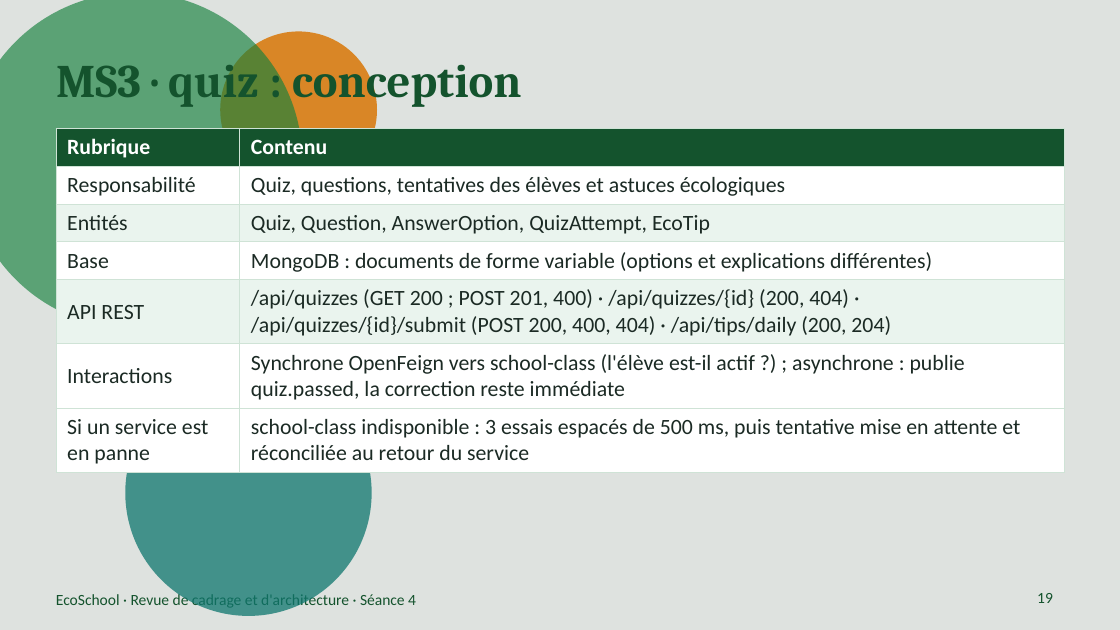
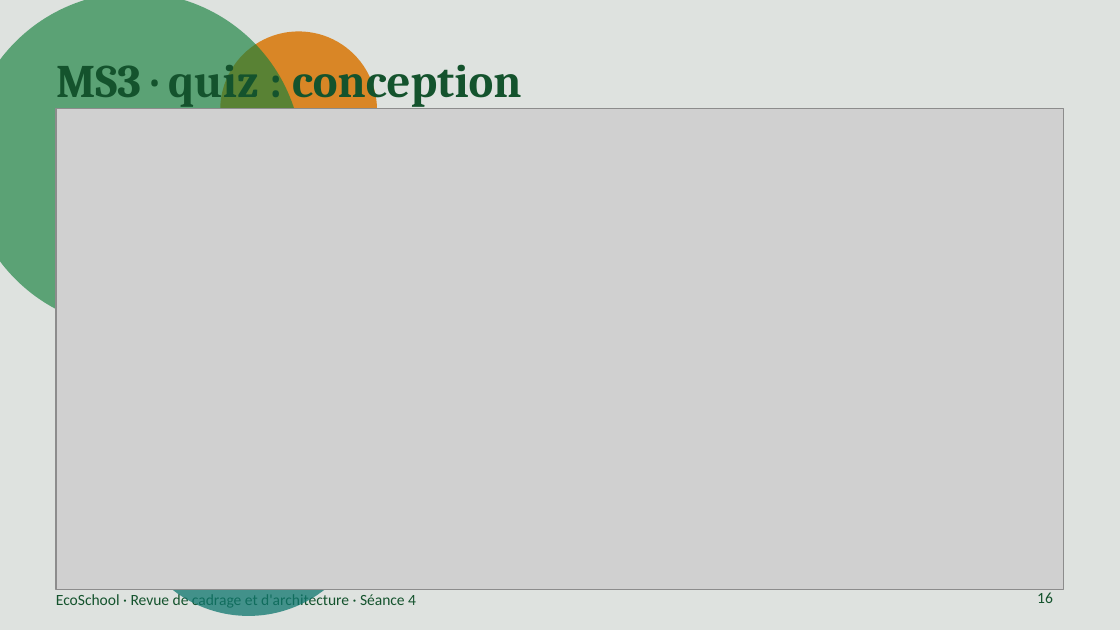
Before and after one commit to mustapha605/EcoSchool, a slide deck: slide 16 of Documentation/Presentation/EcoSchool_Presentation.pptx (slide 19 before the commit). Drawn at 1120x630 pixels with LibreOffice and Linux fonts; fonts in the diff are those of the drawing; grey boxes stand for pictures. Boxes give left, top, right and bottom in pixels: in the first picture for what was removed or moved away, otherwise in the second. Text is boxed around its words. In the diff, an @@ line names an element or a change of style, - is before the commit and + after.

```diff
--- a/Documentation/Presentation/EcoSchool_Presentation.pptx
+++ b/Documentation/Presentation/EcoSchool_Presentation.pptx
@@ picture added at (56,109,1064,589) @@
@@ table removed at (56,129,1064,468), 7 rows, 2 columns @@
-Rubrique | Contenu
-Responsabilité | Quiz, questions, tentatives des élèves et astuces écologiques
-Entités | Quiz, Question, AnswerOption, QuizAttempt, EcoTip
-Base | MongoDB : documents de forme variable (options et explications différentes)
-API REST | /api/quizzes (GET 200 ; POST 201, 400) · /api/quizzes/{id} (200, 404) · /api/quizzes/{id}/submit (POST 200, 400, 404) · /api/tips/daily (200, 204)
-Interactions | Synchrone OpenFeign vers school-class (l'élève est-il actif ?) ; asynchrone : publie quiz.passed, la correction reste immédiate
-Si un service est en panne | school-class indisponible : 3 essais espacés de 500 ms, puis tentative mise en attente et réconciliée au retour du service
@@ page number at (1037,592,1053,603): text changed @@
-19
+16
```
Also in this commit, not shown: 13 other slides changed, 3 slides removed.
